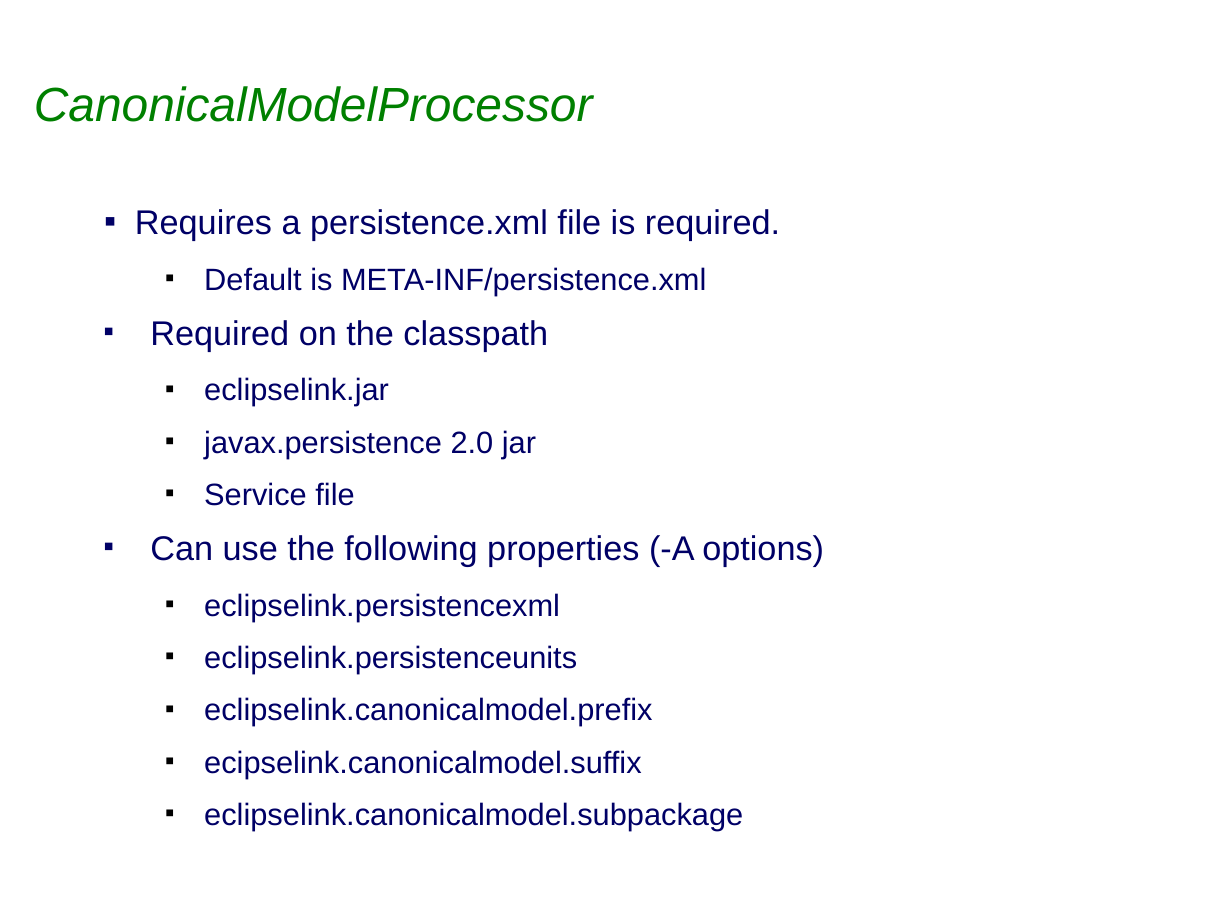
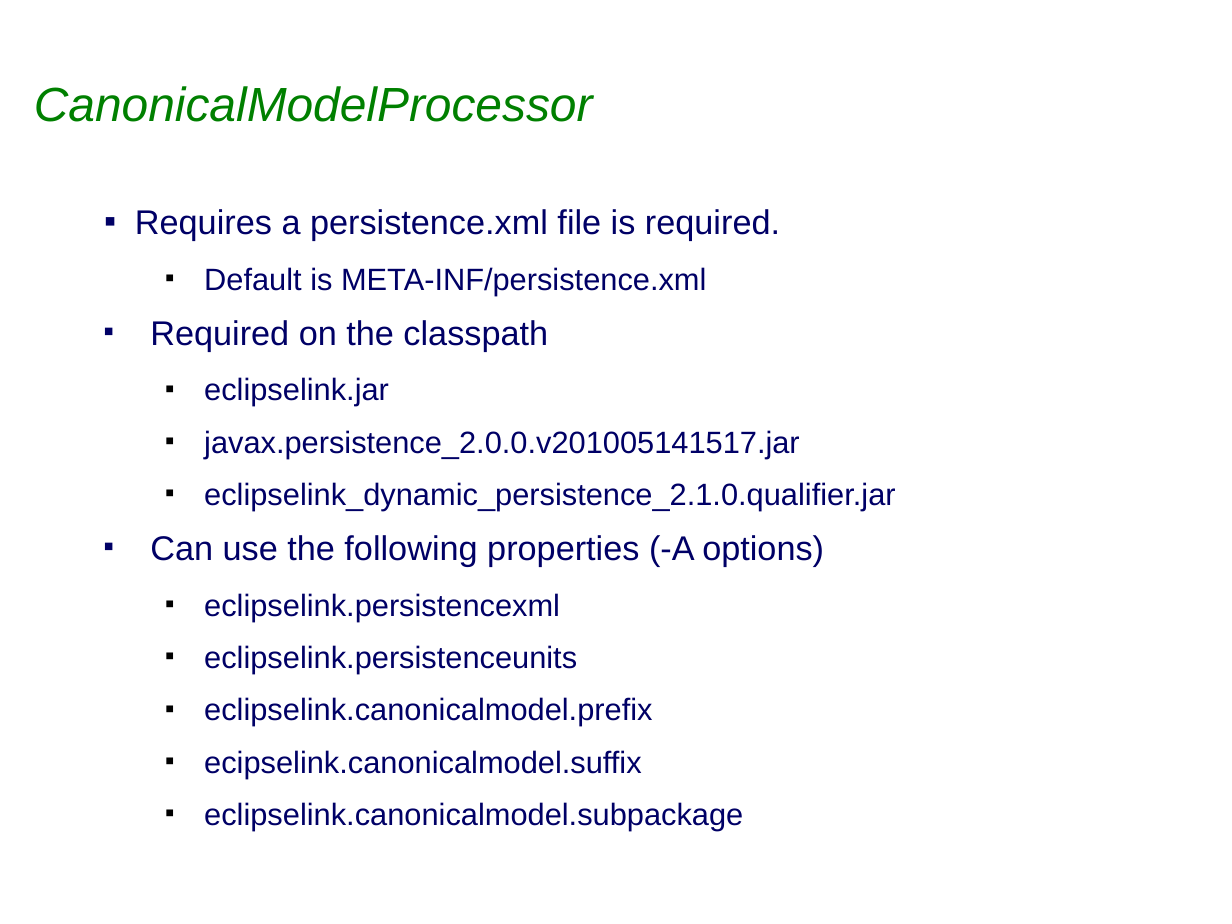
Before and after one commit to sabineheider/incubator, a slide deck: slide 6 of summit-2010/CanonicalModelGen.odp. Drawn at 1232x924 pixels with LibreOffice and Linux fonts; fonts in the diff are those of the drawing; background and template pictures are left out. Boxes give left, top, right and bottom in pixels: in the first picture for what was removed or moved away, otherwise in the second. Text is boxed around its words. In the diff, an @@ line names an element or a change of style, - is before the commit and + after.

```diff
--- a/summit-2010/CanonicalModelGen.odp
+++ b/summit-2010/CanonicalModelGen.odp
@@ text at bbox=[204, 430, 895, 511]: text changed @@
-  ■ javax.persistence 2.0 jar
-  ■ Service file
+  ■ javax.persistence_2.0.0.v201005141517.jar
+  ■ eclipselink_dynamic_persistence_2.1.0.qualifier.jar
```
